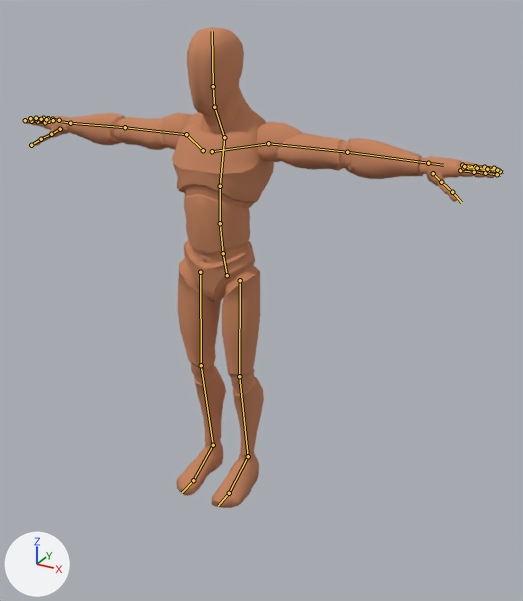
Before and after pictures for a commit that changed the Blender file rigs/human/animation-human-run-anime.blend.
The view is the same before and after, from a camera (50 mm lens) standing at (1.39, -2.2, 1.97) and looking at (0.13, 0.09, 0.83). Every picture has the same lights, and +X, +Y and +Z are marked at lower left. The picture after the commit comes second. The bones that change, and the others that lie on the model, are drawn over the model as lines.

Names of what the first picture shows: 'Mannequin.001'.
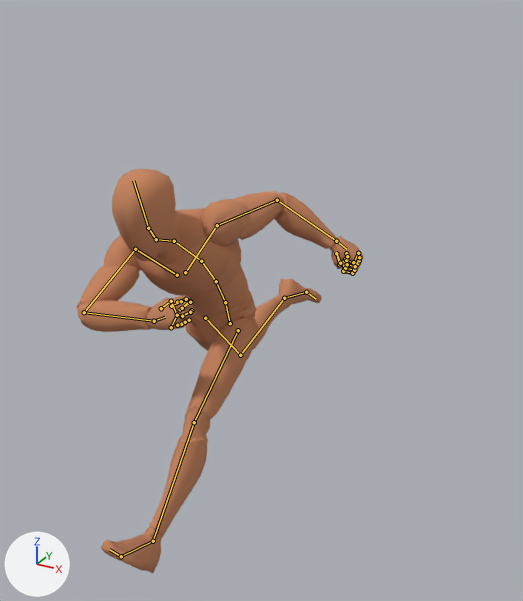
The newer file adds an action. The first version stands in its rest pose; the second is drawn at frame 0 of the action 'Run_Anime'.

Where the change shows, as pixel boxes (x1, y1, x2, y2) in the pictures (523 x 601 px):
'Mannequin.001', posed (40% narrower, 16% shorter): before (24, 27, 500, 508); after (76, 169, 363, 573)

The edits, one by one:
Bone 'DRV_root' (bone_drv_root) moves from (0.0, 0.0, 0.0) to (0.0, 0.11, 0.016).
Bone 'POLE_Leg_L' (bone_pole_leg_l) moves from (0.0, 0.0, 0.0) to (0.0, 0.591, -0.085).
Bone 'CTRL_ILLEG_L' (bone_ctrl_illeg_l) moves from (0.0, 0.0, 0.0) to (0.0, -0.784, 0.048).
Bone 'CTRL_ILLEG_L' (bone_ctrl_illeg_l) turns from (0, 0, 0) to (-49, 0, 0) degrees about its own x, y and z.
Bone 'DRV_toe_L' (bone_drv_toe_l) turns from (0, 0, 0) to (7, 0, 0) degrees about its own x, y and z.
Bone 'CTRL_ILLEG_R' (bone_ctrl_illeg_r) moves from (0.0, 0.0, 0.0) to (0.0, 0.564, 0.435).
Bone 'CTRL_ILLEG_R' (bone_ctrl_illeg_r) turns from (0, 0, 0) to (144, -17, -10) degrees about its own x, y and z.
Bone 'DRV_toe_R' (bone_drv_toe_r) turns from (0, 0, 0) to (8, 0, 0) degrees about its own x, y and z.
Bone 'CTRL_Arm_L' (bone_ctrl_arm_l) moves from (0.0, 0.0, 0.0) to (0.386, 0.03, -0.355).
Bone 'CTRL_Arm_L' (bone_ctrl_arm_l) turns from (0, 0, 0) to (-15, 37, -3) degrees about its own x, y and z.
Bone 'DRV_f_index_01_L' (bone_drv_f_index_01_l) turns from (0, 0, 0) to (73, -12, 19) degrees about its own x, y and z.
Bone 'DRV_f_index_02_L' (bone_drv_f_index_02_l) turns from (0, 0, 0) to (73, -12, 19) degrees about its own x, y and z.
Bone 'DRV_f_index_03_L' (bone_drv_f_index_03_l) turns from (0, 0, 0) to (73, -12, 19) degrees about its own x, y and z.
Bone 'DRV_f_middle_01_L' (bone_drv_f_middle_01_l) turns from (0, 0, 0) to (73, -9, 21) degrees about its own x, y and z.
Bone 'DRV_f_middle_02_L' (bone_drv_f_middle_02_l) turns from (0, 0, 0) to (73, -9, 20) degrees about its own x, y and z.
Bone 'DRV_f_middle_03_L' (bone_drv_f_middle_03_l) turns from (0, 0, 0) to (73, -9, 21) degrees about its own x, y and z.
Bone 'DRV_f_pinky_01_L' (bone_drv_f_pinky_01_l) turns from (0, 0, 0) to (73, -8, 21) degrees about its own x, y and z.
Bone 'DRV_f_pinky_02_L' (bone_drv_f_pinky_02_l) turns from (0, 0, 0) to (73, -8, 21) degrees about its own x, y and z.
Bone 'DRV_f_pinky_03_L' (bone_drv_f_pinky_03_l) turns from (0, 0, 0) to (73, -8, 21) degrees about its own x, y and z.
Bone 'DRV_f_Ring_01_L' (bone_drv_f_ring_01_l) turns from (0, 0, 0) to (73, -10, 20) degrees about its own x, y and z.
Bone 'DRV_f_Ring_02_L' (bone_drv_f_ring_02_l) turns from (0, 0, 0) to (73, -10, 20) degrees about its own x, y and z.
Bone 'DRV_f_Ring_03_L' (bone_drv_f_ring_03_l) turns from (0, 0, 0) to (73, -9, 20) degrees about its own x, y and z.
Bone 'DRV_thumb_01_L' (bone_drv_thumb_01_l) turns from (0, 0, 0) to (10, -1, 4) degrees about its own x, y and z.
Bone 'DRV_thumb_02_L' (bone_drv_thumb_02_l) turns from (0, 0, 0) to (84, -12, 13) degrees about its own x, y and z.
Bone 'DRV_thumb_03_L' (bone_drv_thumb_03_l) turns from (0, 0, 0) to (88, -18, 19) degrees about its own x, y and z.
Bone 'CTRL_Arm_R' (bone_ctrl_arm_r) moves from (0.0, 0.0, 0.0) to (-0.535, -0.633, -0.762).
Bone 'CTRL_Arm_R' (bone_ctrl_arm_r) turns from (0, 0, 0) to (-152, 1, -73) degrees about its own x, y and z.
Bone 'DRV_f_index_01_R' (bone_drv_f_index_01_r) turns from (0, 0, 0) to (79, 8, 4) degrees about its own x, y and z.
Bone 'DRV_f_index_02_R' (bone_drv_f_index_02_r) turns from (0, 0, 0) to (76, -4, 19) degrees about its own x, y and z.
Bone 'DRV_f_index_03_R' (bone_drv_f_index_03_r) turns from (0, 0, 0) to (62, -3, 37) degrees about its own x, y and z.
Bone 'DRV_f_middle_01_R' (bone_drv_f_middle_01_r) turns from (0, 0, 0) to (34, 11, -23) degrees about its own x, y and z.
Bone 'DRV_f_middle_02_R' (bone_drv_f_middle_02_r) turns from (0, 0, 0) to (86, 2, 20) degrees about its own x, y and z.
Bone 'DRV_f_middle_03_R' (bone_drv_f_middle_03_r) turns from (0, 0, 0) to (73, -5, 32) degrees about its own x, y and z.
Bone 'DRV_f_pinky_01_R' (bone_drv_f_pinky_01_r) turns from (0, 0, 0) to (78, 10, -3) degrees about its own x, y and z.
Bone 'DRV_f_pinky_02_R' (bone_drv_f_pinky_02_r) turns from (0, 0, 0) to (77, 0, 18) degrees about its own x, y and z.
Bone 'DRV_f_pinky_03_R' (bone_drv_f_pinky_03_r) turns from (0, 0, 0) to (64, 0, 36) degrees about its own x, y and z.
Bone 'DRV_f_Ring_01_R' (bone_drv_f_ring_01_r) turns from (0, 0, 0) to (54, 11, -10) degrees about its own x, y and z.
Bone 'DRV_f_Ring_02_R' (bone_drv_f_ring_02_r) turns from (0, 0, 0) to (75, -1, 19) degrees about its own x, y and z.
Bone 'DRV_f_Ring_03_R' (bone_drv_f_ring_03_r) turns from (0, 0, 0) to (84, -10, 35) degrees about its own x, y and z.
Bone 'DRV_thumb_01_R' (bone_drv_thumb_01_r) turns from (0, 0, 0) to (3, 6, -13) degrees about its own x, y and z.
Bone 'DRV_thumb_02_R' (bone_drv_thumb_02_r) turns from (0, 0, 0) to (100, -14, 86) degrees about its own x, y and z.
Bone 'DRV_thumb_03_R' (bone_drv_thumb_03_r) turns from (0, 0, 0) to (19, 21, 56) degrees about its own x, y and z.
Bone 'POLEARM_L' (bone_polearm_l) moves from (0.0, 0.0, 0.0) to (0.16, -0.226, -0.34).
Bone 'POLEARM_R' (bone_polearm_r) moves from (0.0, 0.0, 0.0) to (-0.654, -1.098, -0.207).
Bone 'CTRL_Hips' (bone_ctrl_hips) moves from (0.0, 0.0, 0.0) to (0.0, -0.101, -0.226).
Bone 'CTRL_Hips' (bone_ctrl_hips) turns from (0, 0, 0) to (0, 0, -11) degrees about its own x, y and z.
Bone 'DRV_spine.001' (bone_drv_spine_001) turns from (0, 0, 0) to (21, 14, 2) degrees about its own x, y and z.
Bone 'DRV_spine_002' (bone_drv_spine_002) turns from (0, 0, 0) to (21, 13, 6) degrees about its own x, y and z.
Bone 'DRV_spine.003' (bone_drv_spine_003) turns from (0, 0, 0) to (19, -1, 10) degrees about its own x, y and z.
Bone 'DRV_neck' (bone_drv_neck) turns from (0, 0, 0) to (-17, -20, 0) degrees about its own x, y and z.
Bone 'DRV_head' (bone_drv_head) turns from (0, 0, 0) to (-7, -7, -1) degrees about its own x, y and z.
Bone 'DRV_head_tip' (bone_drv_head_tip) turns from (0, 0, 0) to (-16, -4, 8) degrees about its own x, y and z.
